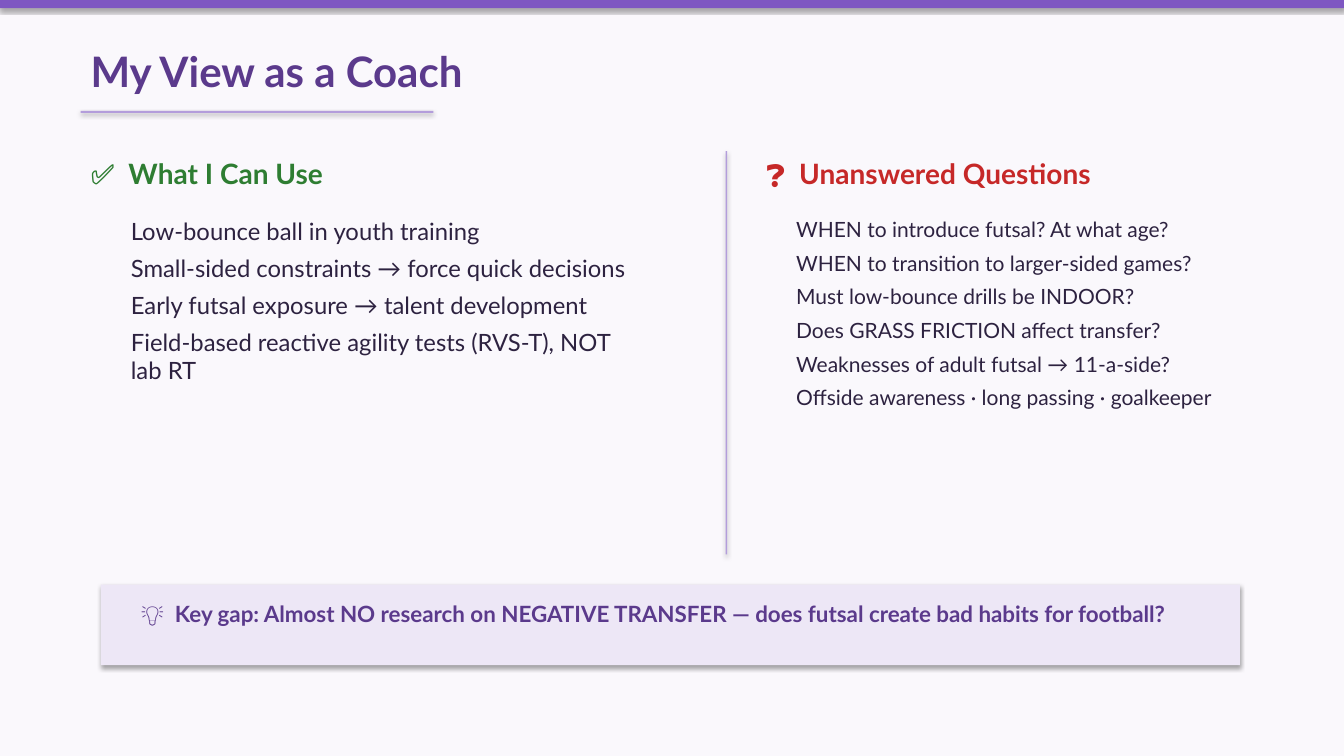
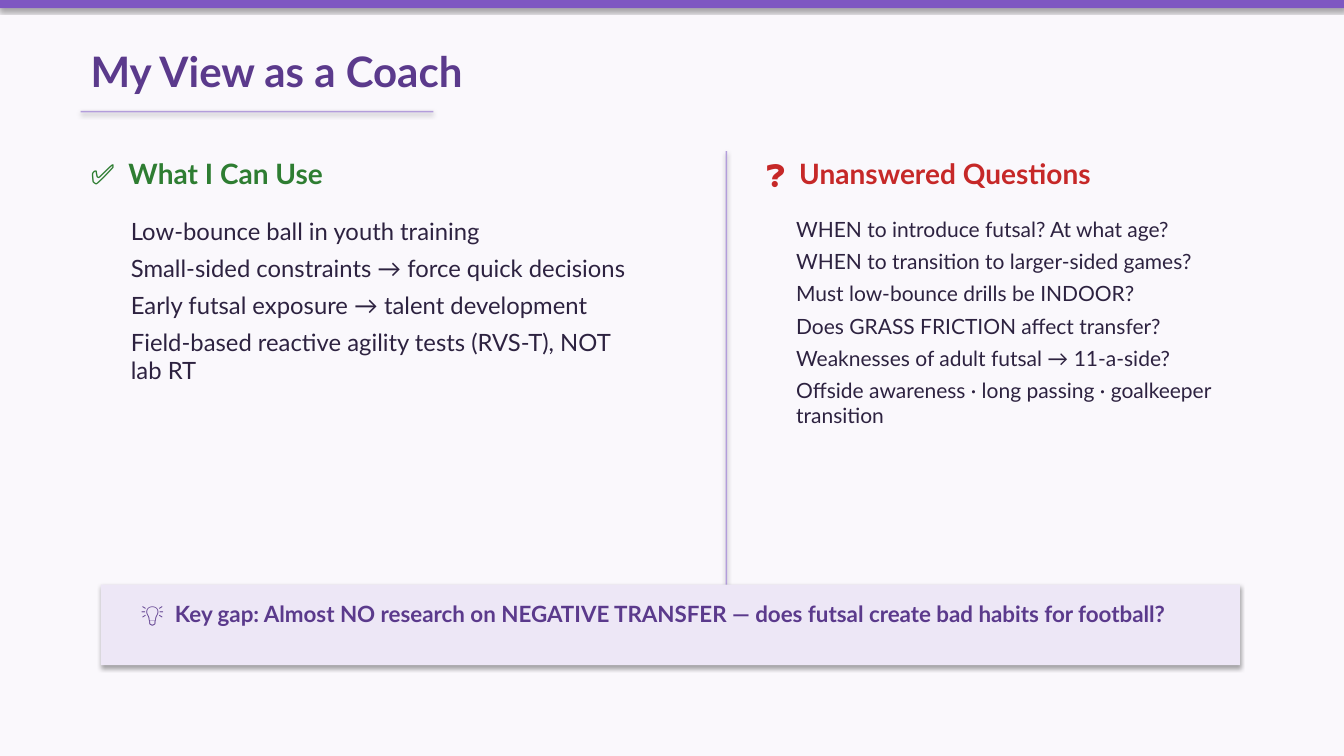
Before and after one commit to 975801846-star/workspace-outputs, a slide deck: slide 6 of lr-slides/Presenting_Article_Pena-Ardila.pptx. Drawn at 1344x756 pixels with LibreOffice and Linux fonts; fonts in the diff are those of the drawing. Boxes give left, top, right and bottom in pixels: in the first picture for what was removed or moved away, otherwise in the second. Text is boxed around its words. In the diff, an @@ line names an element or a change of style, - is before the commit and + after.

```diff
--- a/lr-slides/Presenting_Article_Pena-Ardila.pptx
+++ b/lr-slides/Presenting_Article_Pena-Ardila.pptx
@@ rectangle: place and size @@
-rectangle at (726, 151, 727, 555)
+rectangle at (726, 151, 727, 605)
@@ text at (796, 221, 1192, 366): less space between paragraphs @@
@@ text at (796, 382, 1212, 423): text changed @@
-Offside awareness · long passing · goalkeeper
+Offside awareness · long passing · goalkeeper transition
```
Also in this commit, not shown: 4 other slides changed, 1 slide added, 1 slide removed.
